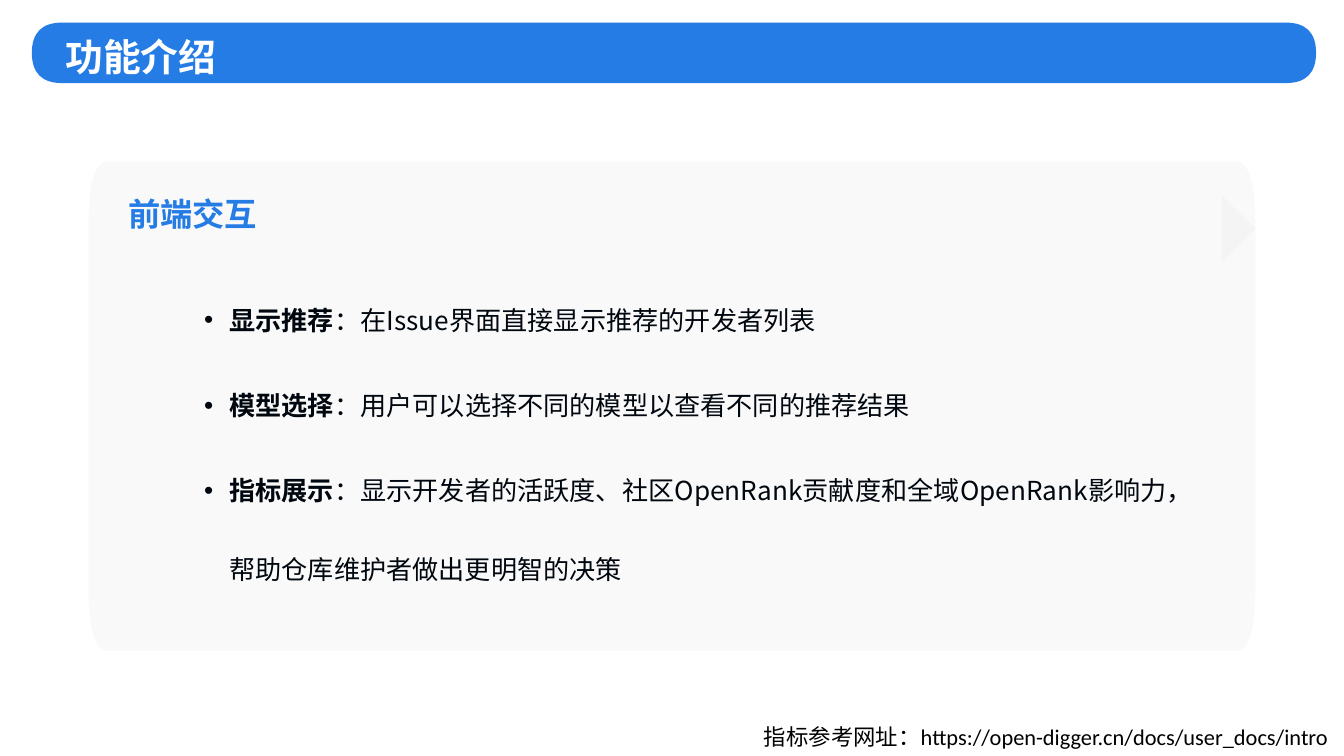
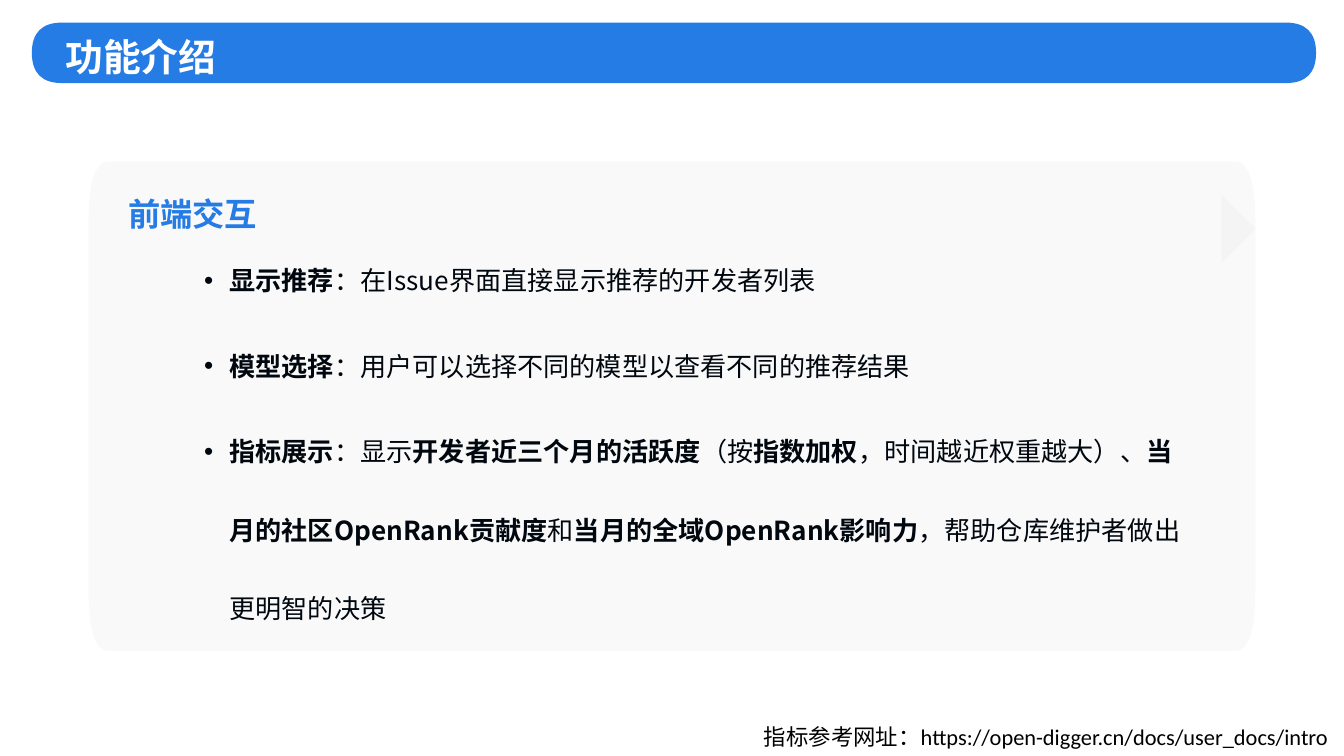
Before and after one commit to zhingoll/Issue-Assigner-BaaS, a slide deck: slide 11 of OpenRank杯初赛-灵配.pptx (slide 10 before the commit). Drawn at 1344x756 pixels with LibreOffice and Linux fonts; fonts in the diff are those of the drawing; background and template pictures are left out. Boxes give left, top, right and bottom in pixels: in the first picture for what was removed or moved away, otherwise in the second. Text is boxed around its words. In the diff, an @@ line names an element or a change of style, - is before the commit and + after.

```diff
--- a/OpenRank杯初赛-灵配.pptx
+++ b/OpenRank杯初赛-灵配.pptx
@@ text "显示推荐：在Issue界面直接显示推荐的开发者列表": place and size @@
-text "显示推荐：在Issue界面直接显示推荐的开发者列表" at (229,307,1192,581)
+text "显示推荐：在Issue界面直接显示推荐的开发者列表" at (229,267,1180,620)
@@ text at (229,438,1180,620): text changed; bold on @@
-• 指标展示：显示开发者的活跃度、社区OpenRank贡献度和全域OpenRank影响力，帮助仓库维护者做出更明智的决策
+• 指标展示：显示开发者近三个月的活跃度（按指数加权，时间越近权重越大）、当月的社区OpenRank贡献度和当月的全域OpenRank影响力，帮助仓库维护者做出更明智的决策
```
Also in this commit, not shown: 3 other slides changed, 3 slides added.
